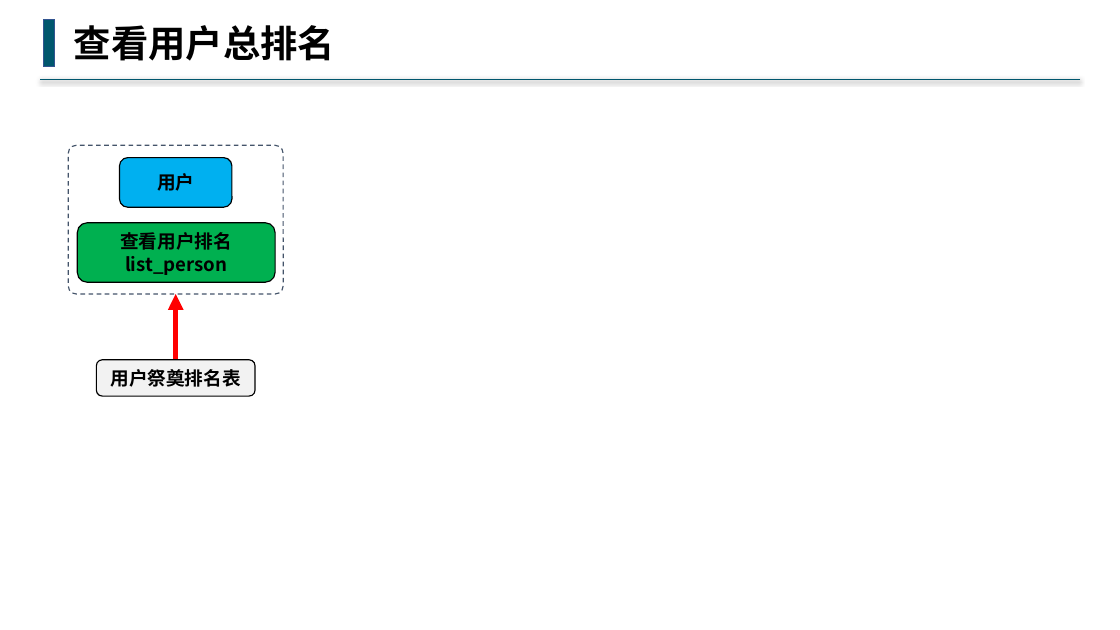
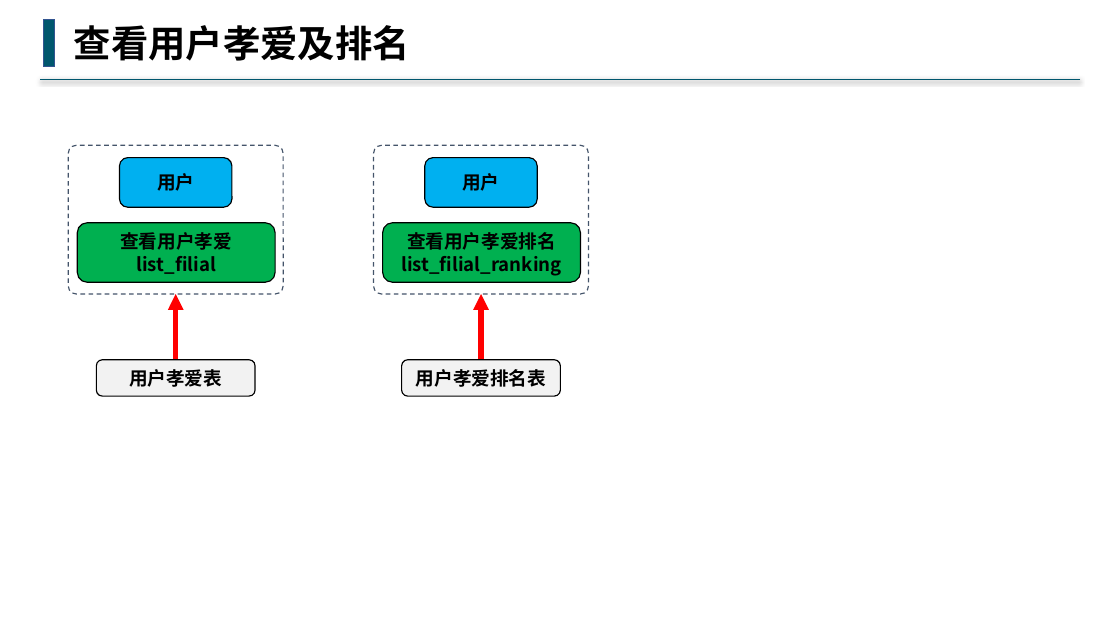
Before and after one commit to buddhachain/buddhaContract, a slide deck: slide 9 of doc/祭奠堂.pptx (slide 16 before the commit). Drawn at 1120x630 pixels with LibreOffice and Linux fonts; fonts in the diff are those of the drawing. Boxes give left, top, right and bottom in pixels: in the first picture for what was removed or moved away, otherwise in the second. Text is boxed around its words. In the diff, an @@ line names an element or a change of style, - is before the commit and + after.

Commit message:
祭奠堂合约修整

```diff
--- a/doc/祭奠堂.pptx
+++ b/doc/祭奠堂.pptx
@@ text at [74, 25, 410, 61]: text changed @@
-查看用户总排名
+查看用户孝爱及排名
@@ rounded rectangle added at [374, 145, 589, 294], outline #44546A 1 pt dashed @@
@@ rounded rectangle added at [425, 158, 538, 208], fill #00B0F0, outline #000000 1 pt, 16 pt, text #000000, bold @@
+用户
@@ text in rounded rectangle at [120, 232, 232, 274]: text changed @@
-查看用户排名
-list_person
+查看用户孝爱
+list_filial
@@ rounded rectangle added at [383, 223, 581, 282], fill #00B050, outline #000000 1 pt, 16 pt, text #000000, bold @@
+查看用户孝爱排名
+list_filial_ranking
@@ arrow added from (481, 360) to (481, 294), #FF0000 4.5 pt @@
@@ text in rounded rectangle at [129, 369, 222, 387]: text changed @@
-用户祭奠排名表
+用户孝爱表
@@ rounded rectangle added at [402, 360, 560, 396], fill #F2F2F2, outline #000000 1 pt, 16 pt, text #000000, bold @@
+用户孝爱排名表
```
Also in this commit, not shown: 9 other slides changed, 1 slide added, 6 slides removed, 3 other files.
